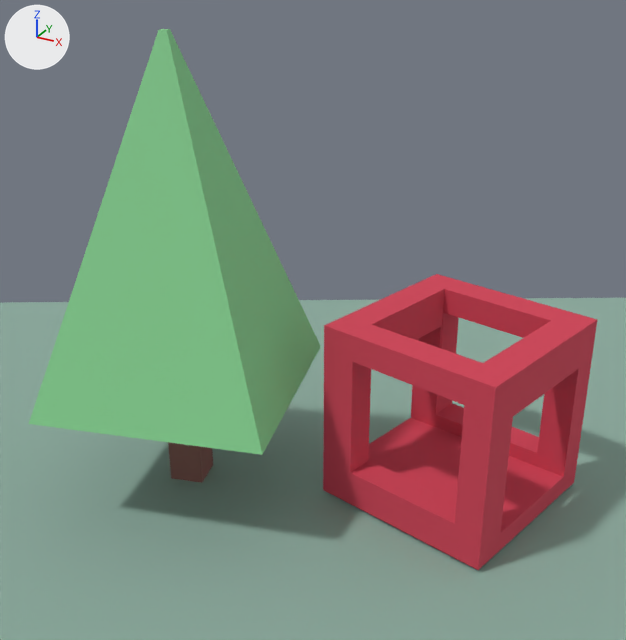
What one commit did to the COLLADA model res/poly_scene2.dae.
Both versions are drawn from a 50 mm lens placed at (3.47, -6.7, 5.64), pointed at (-0.45, 0.42, 2.08). Every picture has the same lights, and +X, +Y and +Z are marked at upper left. Where no turn or scale is listed for an object, it has been applied to the vertices.

Names of what the first picture shows: 'Cube_001', 'Leaves', 'Plane', 'Trunk'.
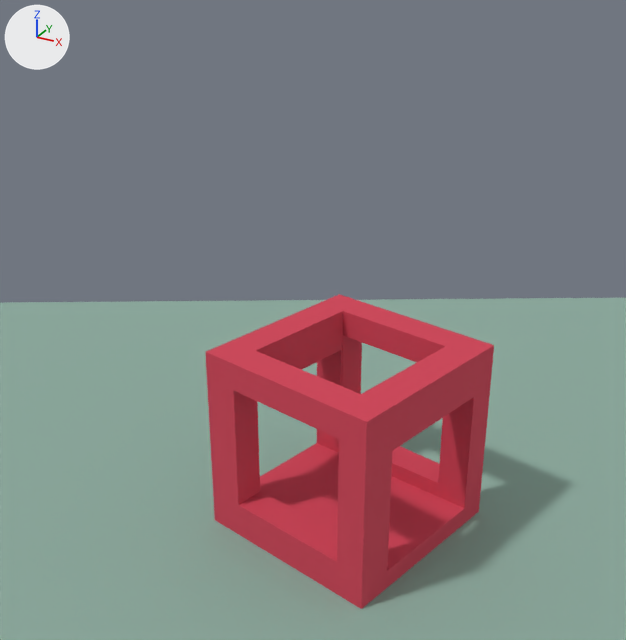
Boxes [x1, y1, x2, y2] around the edits, measured in the pictures (626 x 640 px):
'Cube_001', moved
    before: [323, 274, 597, 570]
    after: [206, 294, 494, 609]
'Leaves', deleted (green)
    before: [29, 29, 321, 455]
'Trunk', deleted (brown)
    before: [168, 442, 213, 483]

Diff of the bpy script that builds the scene:
```diff
--- a/res/poly_scene2.dae.py
+++ b/res/poly_scene2.dae.py
@@ ob_cube_001 @@
 ob_cube_001 = bpy.data.objects.new('Cube_001', me_cube_001)
-ob_cube_001.location = (0.88, 1.18, 1.04)
+ob_cube_001.location = (0.1, 0.19, 0.98)
@@ ob_leaves @@
-ob_leaves = bpy.data.objects.new('Leaves', me_leaves)
-ob_leaves.location = (-1.76, -0.02, 3.06)
@@ ob_trunk @@
-ob_trunk = bpy.data.objects.new('Trunk', me_trunk)
-ob_trunk.location = (-1.85, 0.08, 0.71)
```
